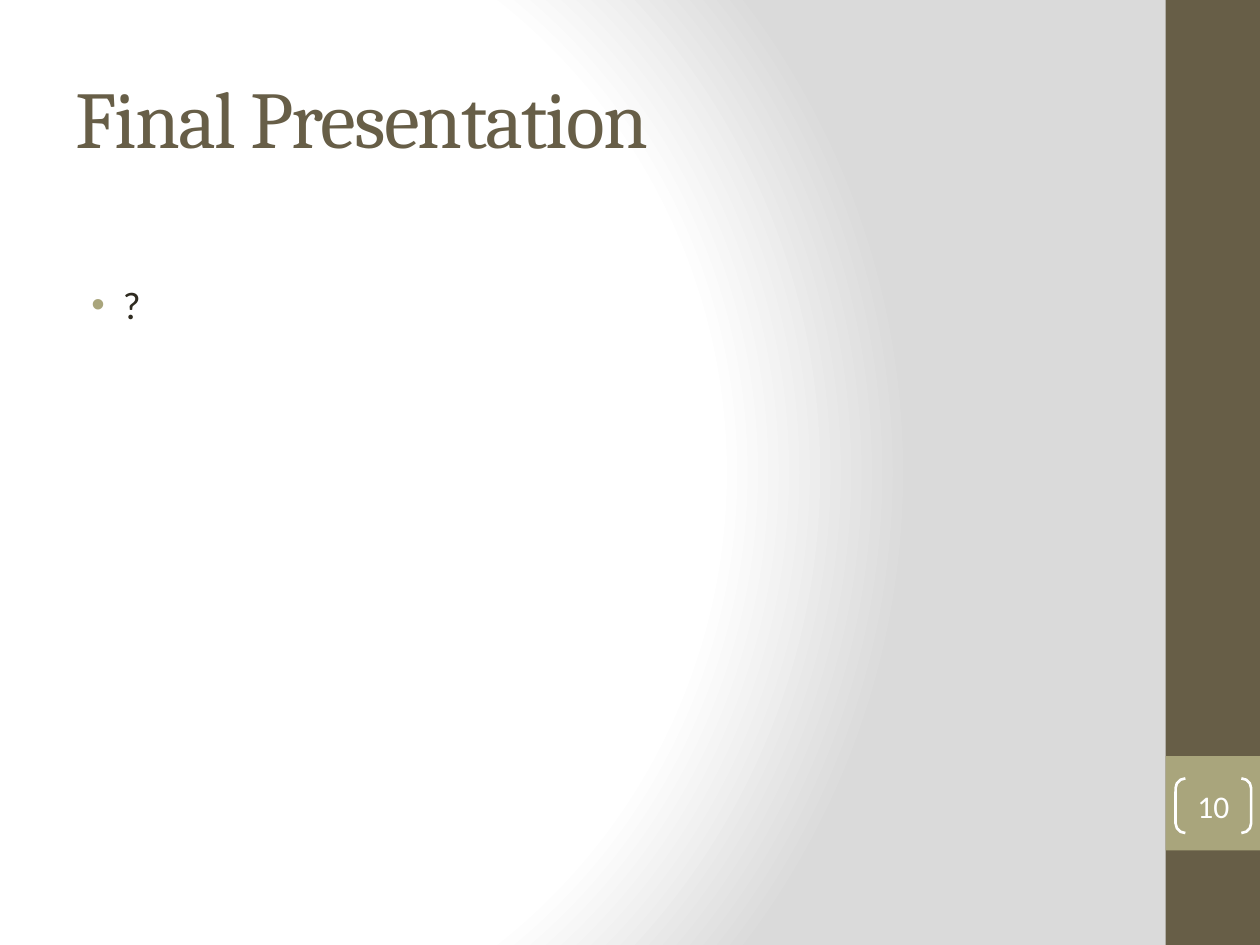
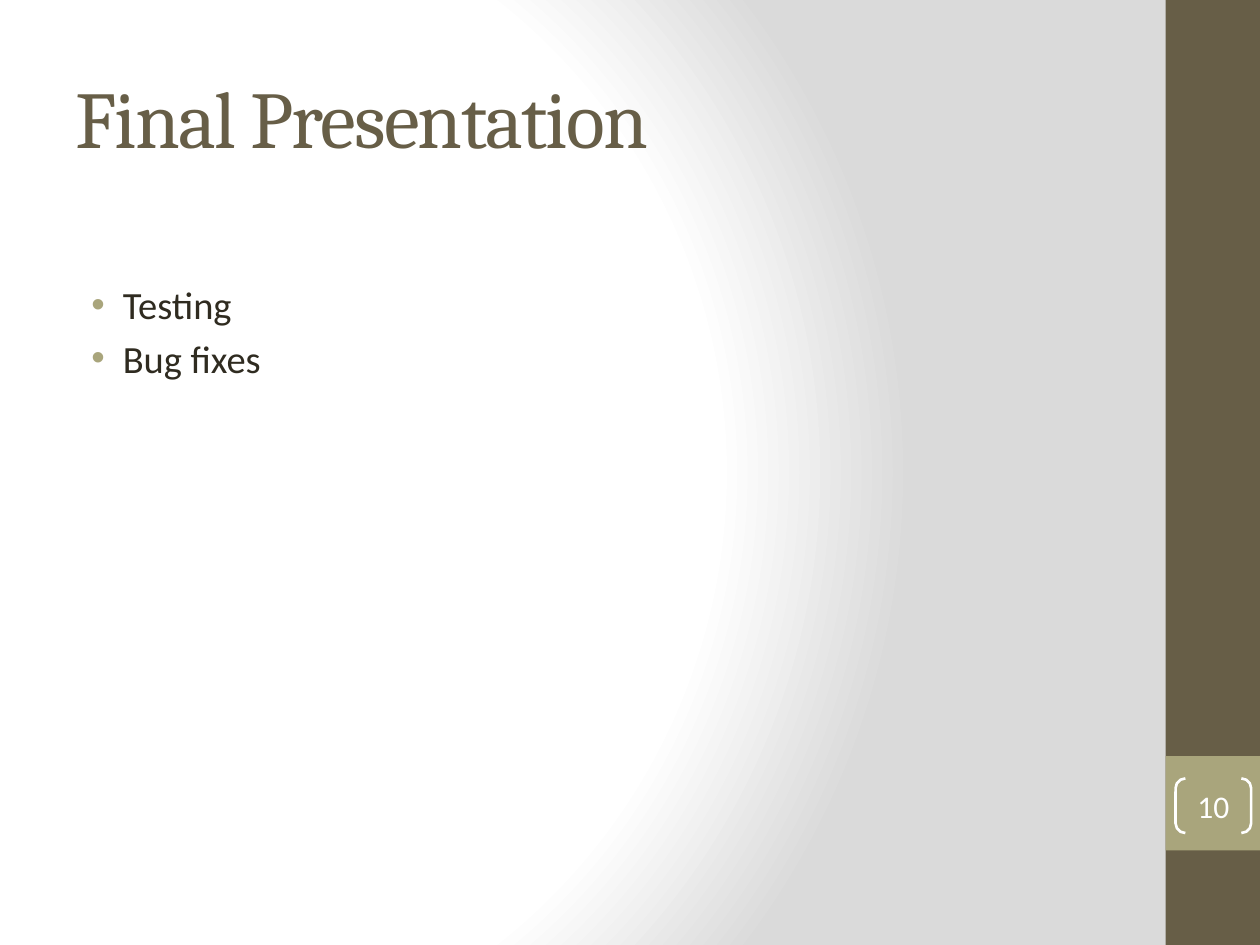
Before and after one commit to DanLain/ProjectManagement, a slide deck: slide 10 of Iteration 3 PowerPoint/Team 3 Iteration 3.pptx. Drawn at 1260x945 pixels with LibreOffice and Linux fonts; fonts in the diff are those of the drawing. Boxes give left, top, right and bottom in pixels: in the first picture for what was removed or moved away, otherwise in the second. Text is boxed around its words. In the diff, an @@ line names an element or a change of style, - is before the commit and + after.

```diff
--- a/Iteration 3 PowerPoint/Team 3 Iteration 3.pptx
+++ b/Iteration 3 PowerPoint/Team 3 Iteration 3.pptx
@@ text at (123, 292, 261, 380): text changed @@
-• ?
+• Testing
+• Bug fixes
```
Also in this commit, not shown: 3 other slides changed.
